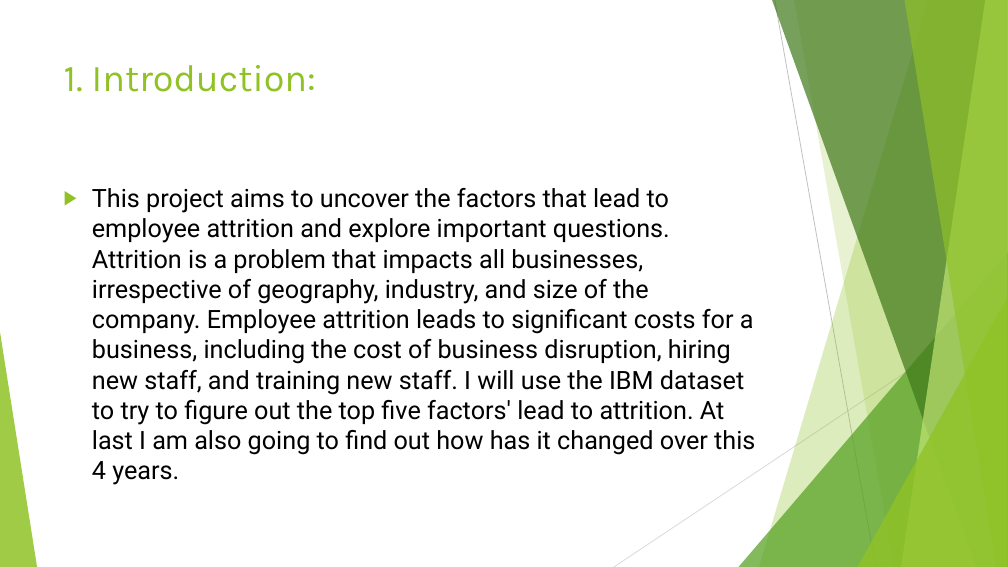
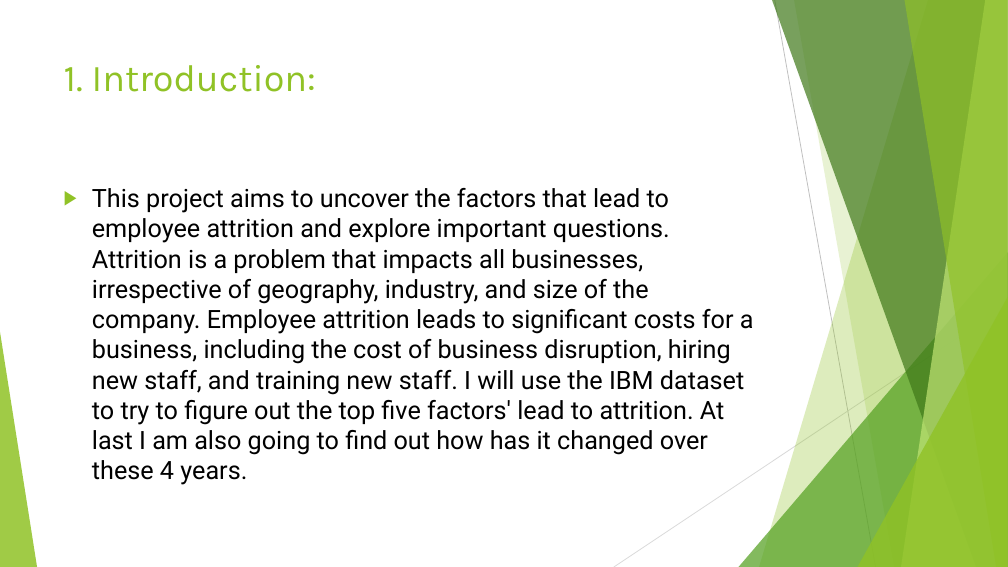
Before and after one commit to Destiny-G1997/AIM-5001, a slide deck: slide 2 of Final project Data/Final Project Presentation.pptx. Drawn at 1008x567 pixels with LibreOffice and Linux fonts; fonts in the diff are those of the drawing. Boxes give left, top, right and bottom in pixels: in the first picture for what was removed or moved away, otherwise in the second. Text is boxed around its words. In the diff, an @@ line names an element or a change of style, - is before the commit and + after.

```diff
--- a/Final project Data/Final Project Presentation.pptx
+++ b/Final project Data/Final Project Presentation.pptx
@@ text at (x1=92, y1=188, x2=754, y2=485): text changed @@
-▶ This project aims to uncover the factors that lead to employee attrition and explore important questions. Attrition is a problem that impacts all businesses, irrespective of geography, industry, and size of the company. Employee attrition leads to significant costs for a business, including the cost of business disruption, hiring new staff, and training new staff. I will use the IBM dataset to try to figure out the top five factors' lead to attrition. At last I am also going to find out how has it changed over this 4 years.
+▶ This project aims to uncover the factors that lead to employee attrition and explore important questions. Attrition is a problem that impacts all businesses, irrespective of geography, industry, and size of the company. Employee attrition leads to significant costs for a business, including the cost of business disruption, hiring new staff, and training new staff. I will use the IBM dataset to try to figure out the top five factors' lead to attrition. At last I am also going to find out how has it changed over these 4 years.
```
Also in this commit, not shown: 3 other slides changed.
